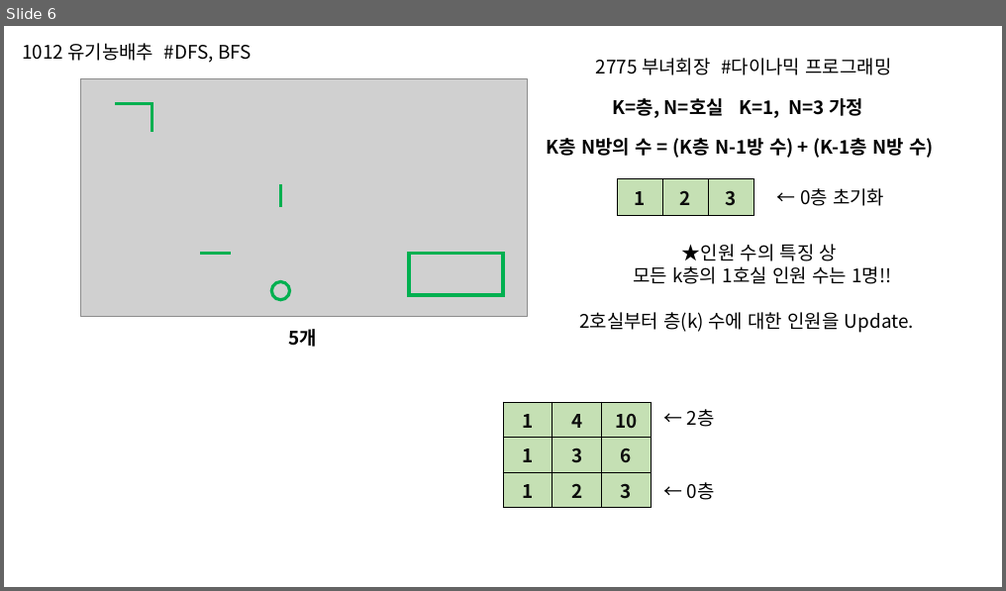
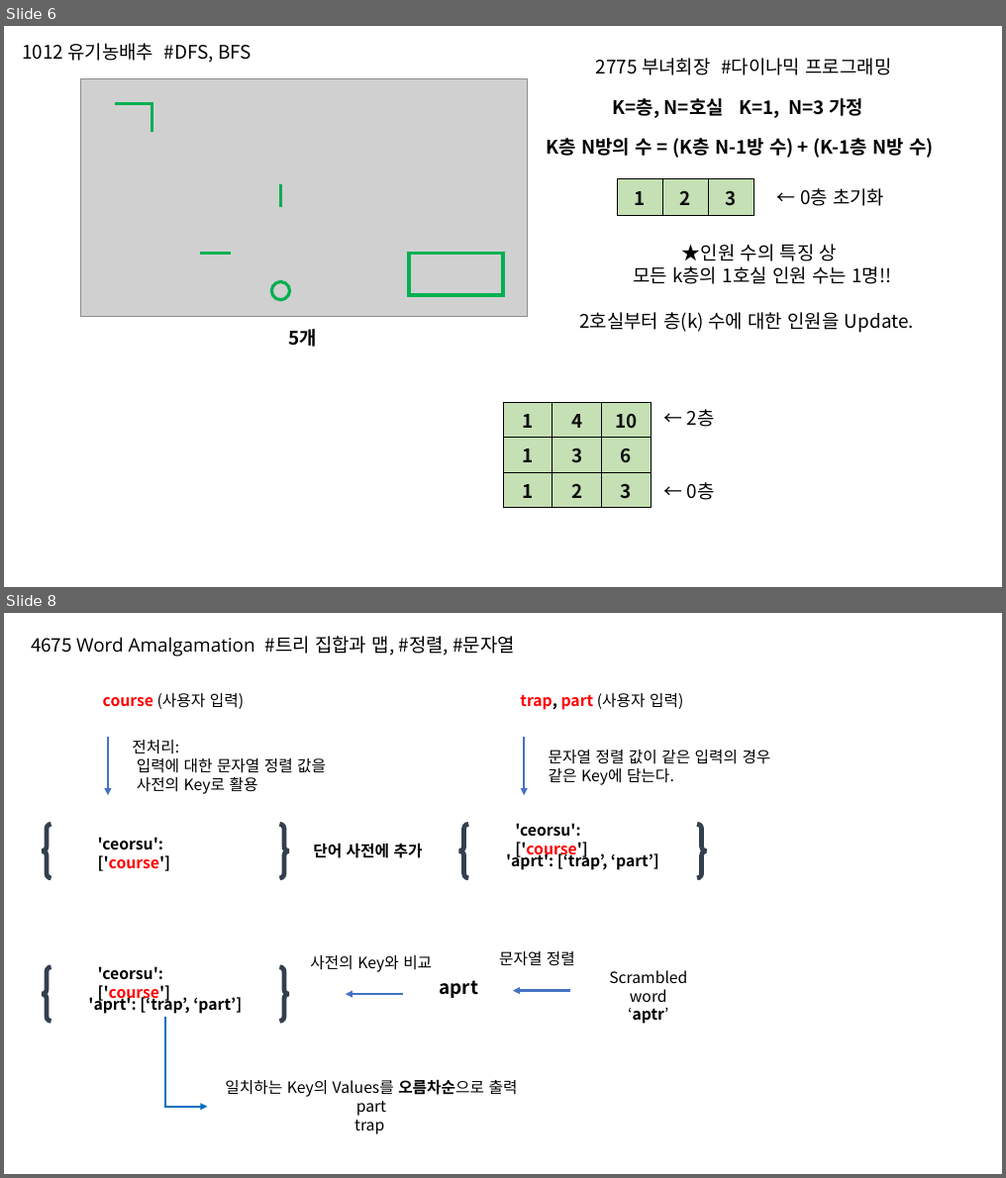
Before and after one commit to phantom0119/Baekjoon, a slide deck: 참고자료.pptx. Shown one above the other, each under a label of ours: slide 6 before the commit, slides 6 and 8 after it; the slides between them are not shown. The pictures are 1006x591 and 1006x1178 pixels, drawn with LibreOffice and Linux fonts; fonts in the diff are those of the drawing; grey boxes stand for pictures. Boxes give left, top, right and bottom in pixels: in the first picture for what was removed or moved away, otherwise in the second. Text is boxed around its words. In the diff, an @@ line names an element or a change of style, - is before the commit and + after.

```diff
--- a/참고자료.pptx
+++ b/참고자료.pptx
@@ slide 8 added at (4, 613, 1002, 1174), background #FFFFFF @@
@@ text added at (31, 636, 515, 657), 18 pt, text #000000 @@
+4675 Word Amalgamation #트리 집합과 맵, #정렬, #문자열
@@ text added at (103, 693, 244, 709), 15 pt, text #000000 @@
+course (사용자 입력)
@@ text added at (520, 693, 683, 710), 15 pt, text #FF0000, bold @@
+trap, part (사용자 입력)
@@ arrow added from (108, 737) to (108, 796), #4472C4 2.25 pt @@
@@ text added at (132, 740, 326, 794), 15 pt, text #000000 @@
+전처리:
+입력에 대한 문자열 정렬 값을
+사전의 Key로 활용
@@ arrow added from (525, 737) to (525, 796), #4472C4 2.25 pt @@
@@ text added at (548, 750, 771, 785), 15 pt, text #000000 @@
+문자열 정렬 값이 같은 입력의 경우
+같은 Key에 담는다.
@@ brace pair added at (43, 824, 288, 878), outline #333F50 4.5 pt @@
@@ text added at (98, 837, 171, 871), 15 pt, text #000000, bold @@
+'ceorsu': ['course']
@@ text added at (313, 843, 423, 859), 15 pt, text #000000, bold @@
+단어 사전에 추가
@@ brace pair added at (460, 824, 706, 878), outline #333F50 4.5 pt @@
@@ text added at (515, 823, 588, 860), 15 pt, text #000000, bold @@
+'ceorsu': ['course']
@@ text added at (506, 851, 659, 870), 15 pt, text #000000, bold @@
+'aprt': [‘trap’, ‘part’]
@@ brace pair added at (43, 967, 288, 1021), outline #333F50 4.5 pt @@
@@ text added at (98, 966, 171, 1003), 15 pt, text #000000, bold @@
+'ceorsu': ['course']
@@ text added at (310, 956, 432, 972), 15 pt, text #000000 @@
+사전의 Key와 비교
@@ text added at (499, 952, 575, 966), 15 pt, text #000000 @@
+문자열 정렬
@@ text added at (88, 994, 242, 1014), 15 pt, text #000000, bold @@
+'aprt': [‘trap’, ‘part’]
@@ arrow added from (403, 994) to (346, 994), #4472C4 2.25 pt @@
@@ text added at (440, 980, 479, 998), 18 pt, text #000000, bold @@
+aprt
@@ arrow added from (570, 991) to (513, 991), #4472C4 2.25 pt @@
@@ text added at (609, 970, 687, 1024), 15 pt, text #000000 @@
+Scrambled word
+‘aptr’
@@ elbow arrow added from (165, 1017) to (208, 1107), #0070C0 2.25 pt @@
@@ text added at (225, 1079, 518, 1135), 15 pt, text #000000 @@
+일치하는 Key의 Values를 오름차순으로 출력
+part
+trap
```
Also in this commit, not shown: 2 slides changed, 4 other slides added, 2 other files.
